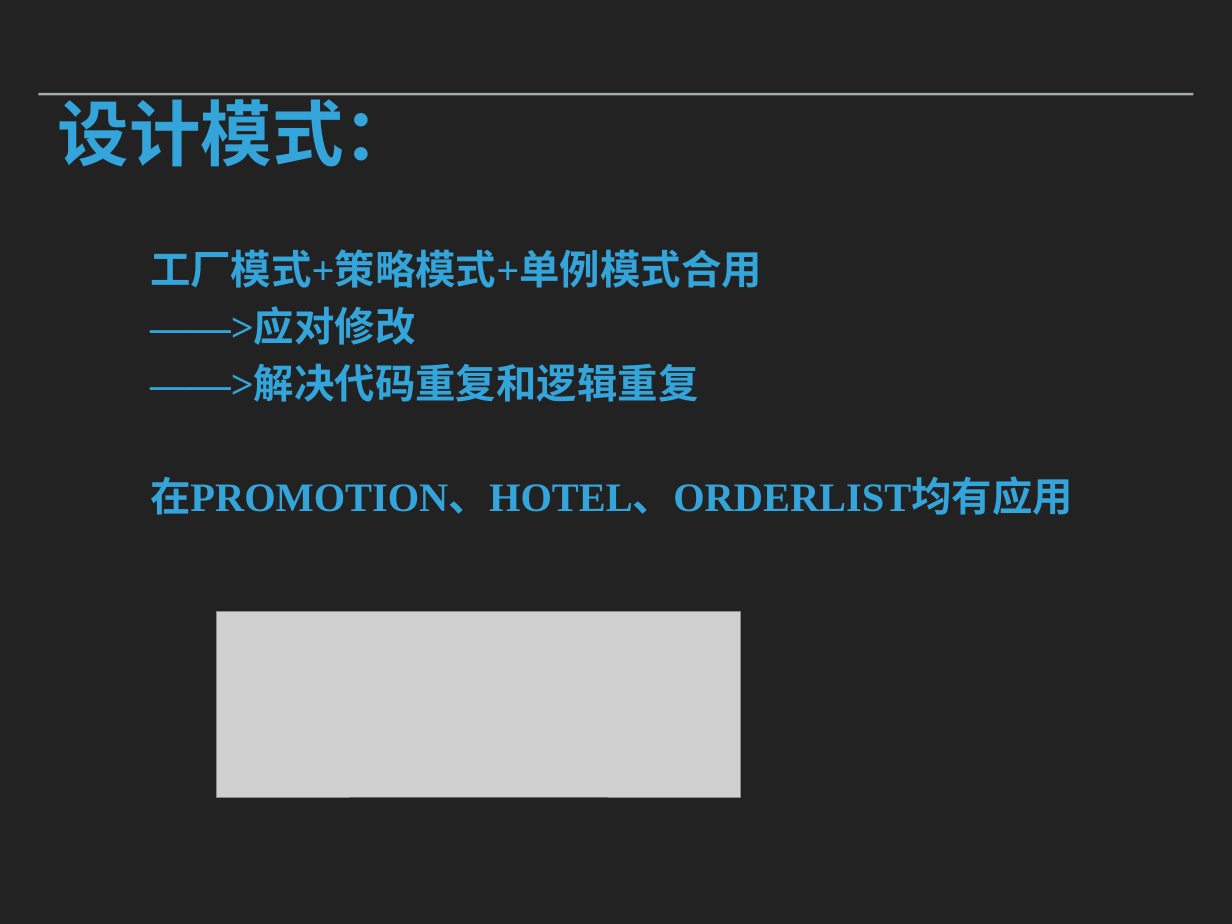
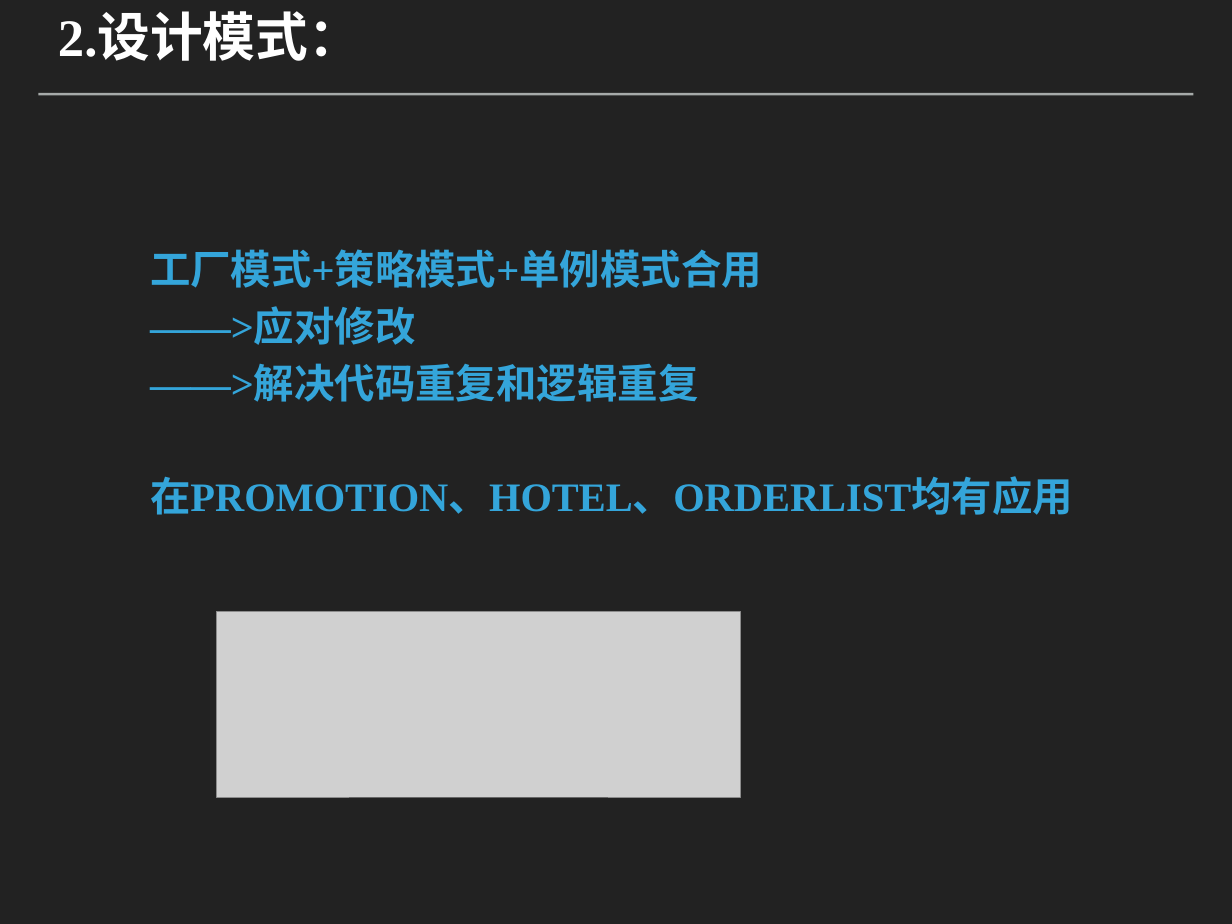
Before and after one commit to caodaxing/HotelReservation_Client, a slide deck: slide 18 of 文档相关/演示.pptx (slide 17 before the commit). Drawn at 1232x924 pixels with LibreOffice and Linux fonts; fonts in the diff are those of the drawing; grey boxes stand for pictures. Boxes give left, top, right and bottom in pixels: in the first picture for what was removed or moved away, otherwise in the second. Text is boxed around its words. In the diff, an @@ line names an element or a change of style, - is before the commit and + after.

```diff
--- a/文档相关/演示.pptx
+++ b/文档相关/演示.pptx
@@ title at (58,15,361,61): text changed; size 59.4 to 43.8 pt; text colour #34A5DA to #FFFFFF @@
-设计模式：
+2.设计模式：
```
Also in this commit, not shown: 2 other slides changed, 2 slides added, 1 slide removed, 1 other file.
